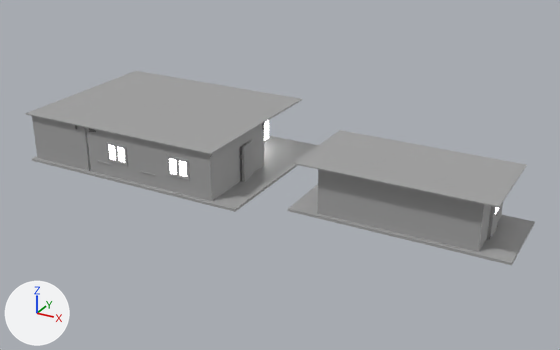
What one commit did to the Blender file Scenes/Kitchen/kitchen.blend.
The view is the same before and after, from a 50 mm lens placed at (31.3, -49.3, 25.6), pointed at (3.4, 1.4, 0.2). Lighting does not change. The marker at lower left points along +X, +Y and +Z. The first picture is the older version.

Names of what the first picture shows: 'ceiling', 'doors', 'floor', 'walls', 'windows' and 3 more.
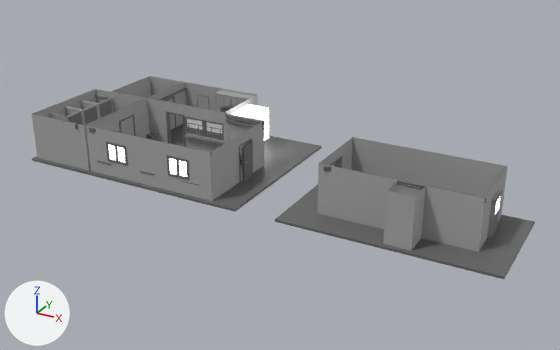
What changed in the scene script:
```text
Change me_cube_042:
    where me_cube_042.from_pydata(...)  # 28 vertices, 16 faces; spans x -2.0..2.0, y -0.32..0.1, z -0.15..0.09
    remove me_cube_042.materials.append(mat_base)  # grey #a3a3a3
    add me_cube_042.materials.append(mat_accent)  # dark grey #666666
Change me_cube_108:
    used by ob_walls; location = (0.0, 0.0, 0.0)
    remove me_cube_108.from_pydata(...)  # 467 vertices, 360 faces; spans x -17.0..21.2, y -5.0..8.9, z 0.0..4.0
    add me_cube_108.from_pydata(...)  # 473 vertices, 364 faces; spans x -17.0..21.2, y -5.0..8.9, z 0.0..4.0
    me_cube_108 part 1: 6 vertices added at x 15.0..17.0, y -4.9, z 0.0..4.0
    add me_cube_108.materials.append(mat_accent)  # dark grey #666666
Change me_cube_022:
    where me_cube_022.from_pydata(...)  # 8 vertices, 2 faces; spans x -9.3..30.2, y -8.4..6.4, z -0.1
    used by ob_ceiling; location = (-8.02, 3.05, 4.1)
    me_cube_022 part 2
    me_cube_022.vertices[4].co: (15.6, -7.0, -0.1) -> (15.6, -8.3, -0.1)
    me_cube_022.vertices[6].co: (30.2, -7.0, -0.1) -> (30.2, -8.3, -0.1)
Change me_cube_049:
    where me_cube_049.from_pydata(...)  # 16 vertices, 12 faces; spans x -9.3..31.3, y -8.4..6.4, z -0.3..-0.1
    used by ob_floor; location = (-8.02, 3.05, 0.1)
    before: 8 (14.7, -6.4, -0.3) at pixel (287, 211), 9 (14.7, -6.4, -0.1) at pixel (287, 208), 12 (31.3, -6.4, -0.3) at pixel (511, 265), 13 (31.3, -6.4, -0.1) at pixel (512, 262)
    remove me_cube_049.materials.append(mat_base)  # grey #a3a3a3
    me_cube_049 part 3
    add for i in [8, 9, 12, 13]: me_cube_049.vertices[i].co += Vector((0.0, -2.0, 0.0))
    add me_cube_049.materials.append(mat_accent)  # dark grey #666666
Change ob_ceiling:
    add ob_ceiling.hide_set(True)
```

Changed parts and their boxes [x1, y1, x2, y2] in the pictures (560 x 350 px; the box of a moved part takes in the faces that stretch with it):
'walls', reshaped: before [32, 116, 503, 252]; after [32, 76, 508, 252]
'ceiling', hidden: before [25, 71, 527, 208]
'floor', recoloured, reshaped: before [32, 136, 535, 265]; after [32, 124, 535, 279]
'holder', recoloured: [183, 135, 223, 145] in both
part 1 of me_cube_108, added: after [383, 181, 426, 251]
part 2 of me_cube_022, moved or reshaped (not visible afterwards): before [294, 130, 527, 208]
part 3 of me_cube_049, moved or reshaped: before [288, 185, 535, 265]; after [275, 185, 535, 279]
